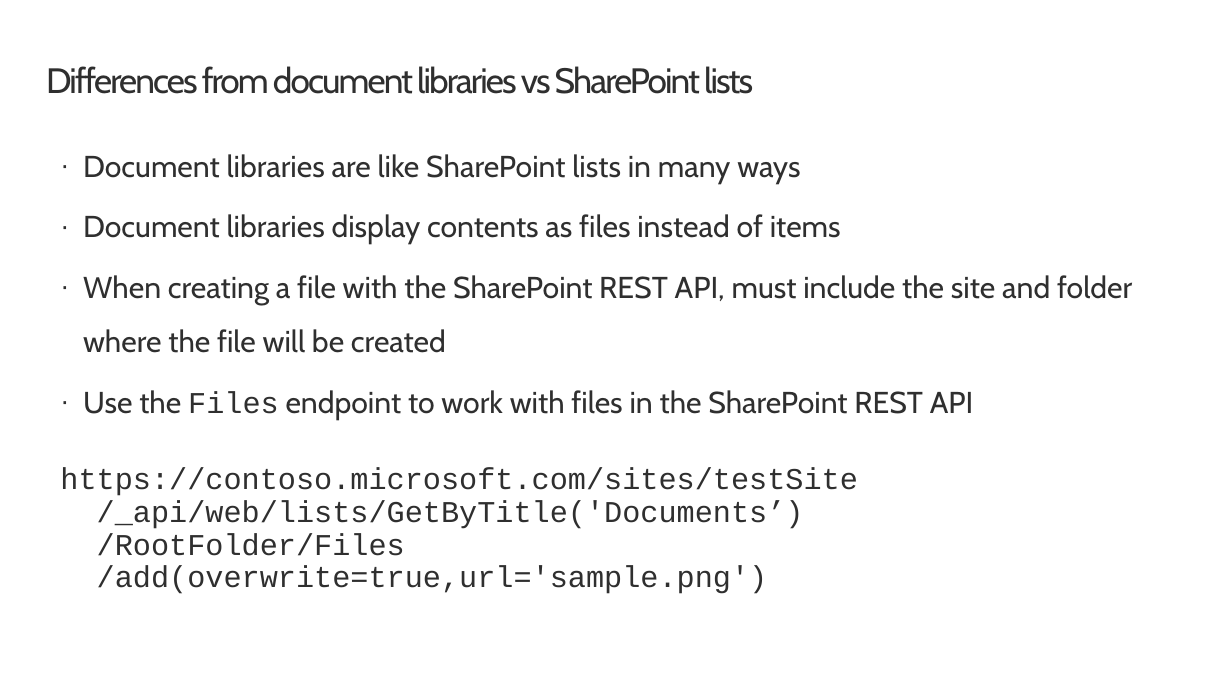
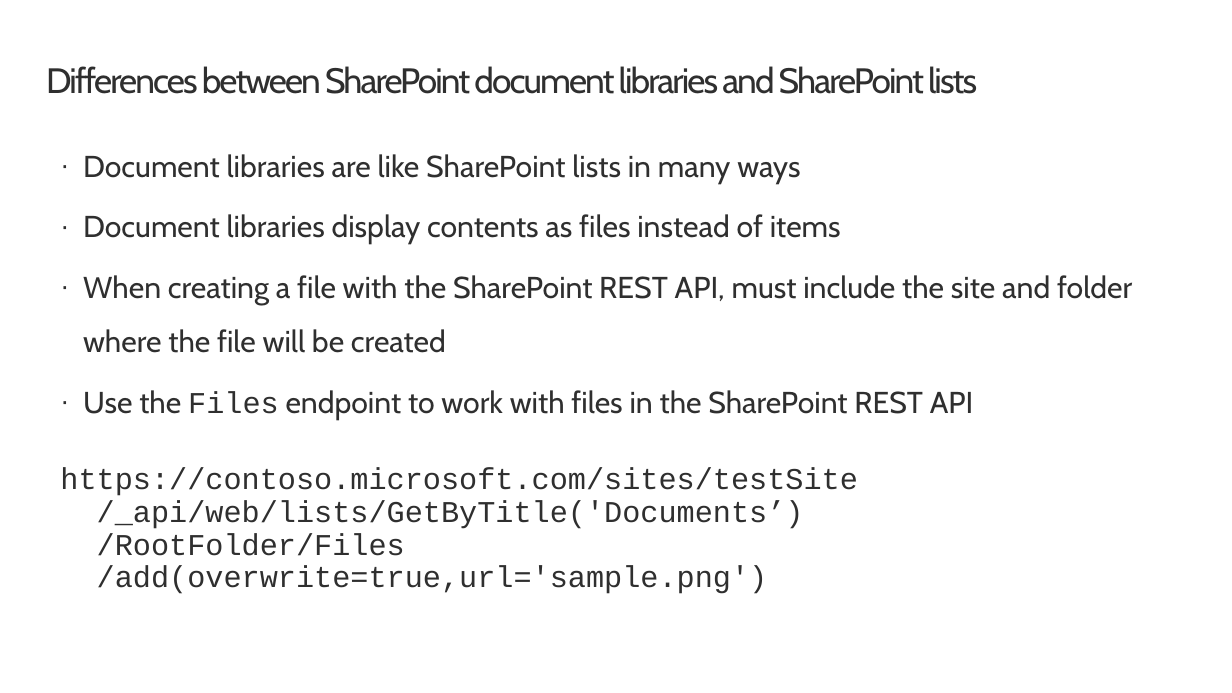
Before and after one commit to SharePoint/sp-dev-training-spfx-spcontent, a slide deck: slide 3 of 03 upload file.pptx. Drawn at 1232x693 pixels with LibreOffice and Linux fonts; fonts in the diff are those of the drawing; background and template pictures are left out. Boxes give left, top, right and bottom in pixels: in the first picture for what was removed or moved away, otherwise in the second. Text is boxed around its words. In the diff, an @@ line names an element or a change of style, - is before the commit and + after.

```diff
--- a/03 upload file.pptx
+++ b/03 upload file.pptx
@@ title at <box>46,66,977,94</box>: text changed @@
-Differences from document libraries vs SharePoint lists
+Differences between SharePoint document libraries and SharePoint lists
```
Also in this commit, not shown: 1 other slide changed, 34 other files.
